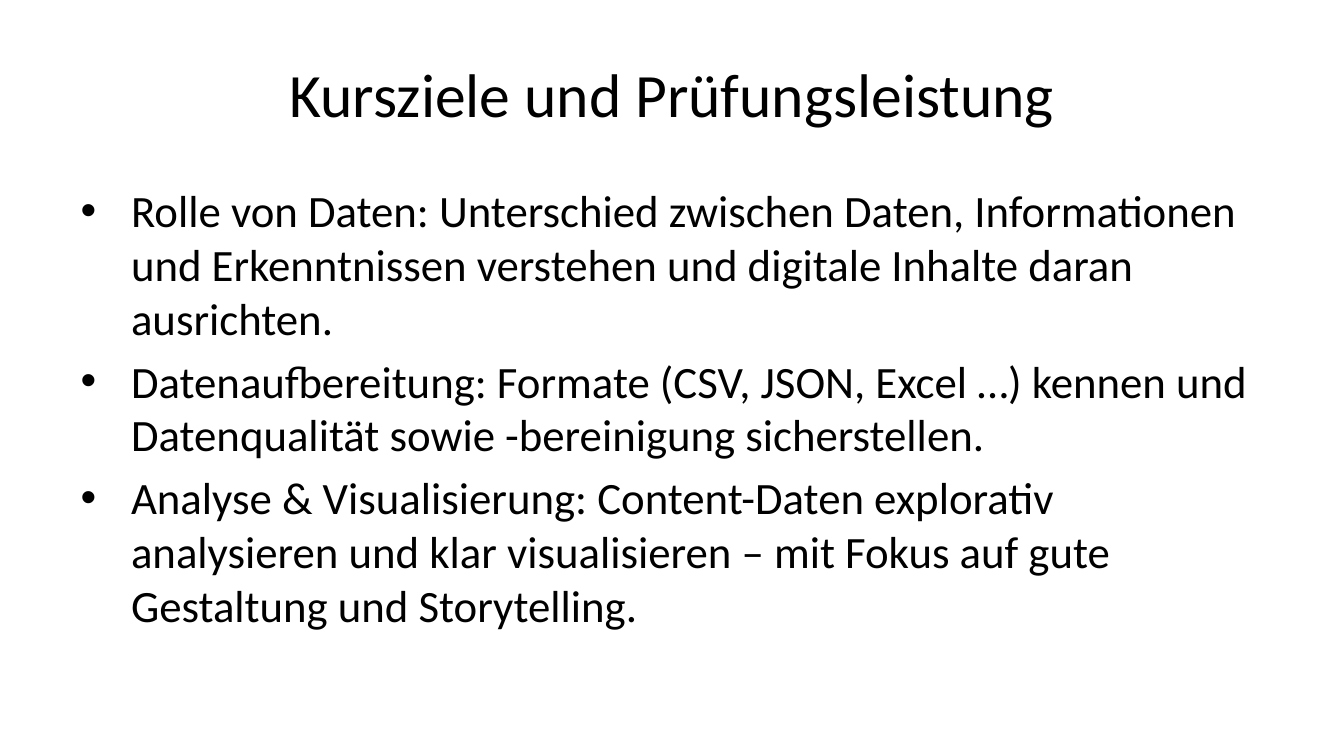
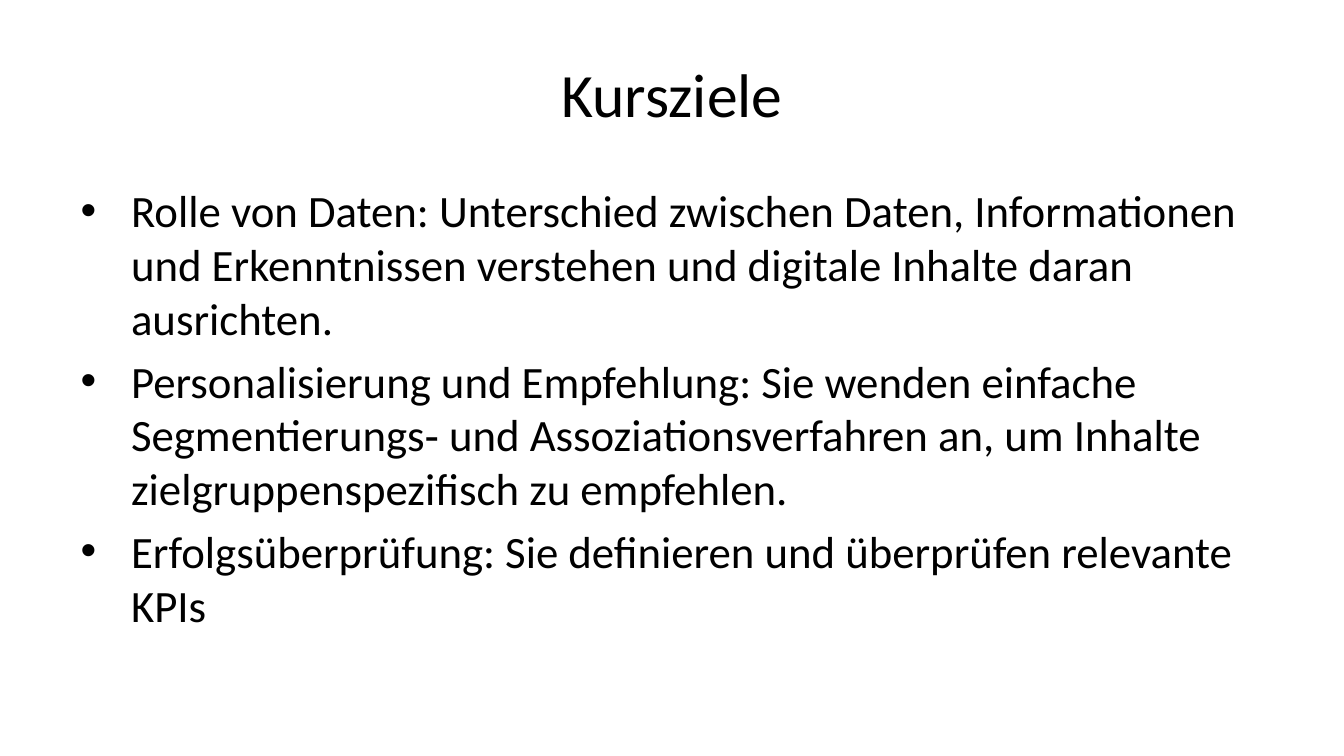
Before and after one commit to daswesen/digitale-inhalte, a slide deck: slide 5 of gdi.pptx. Drawn at 1344x756 pixels with LibreOffice and Linux fonts; fonts in the diff are those of the drawing. Boxes give left, top, right and bottom in pixels: in the first picture for what was removed or moved away, otherwise in the second. Text is boxed around its words. In the diff, an @@ line names an element or a change of style, - is before the commit and + after.

```diff
--- a/gdi.pptx
+++ b/gdi.pptx
@@ title at box(561, 74, 782, 118): text changed @@
-Kursziele und Prüfungsleistung
+Kursziele
@@ text at box(131, 367, 1232, 623): text changed @@
-• Datenaufbereitung: Formate (CSV, JSON, Excel …) kennen und Datenqualität sowie -bereinigung sicherstellen.
-• Analyse & Visualisierung: Content-Daten explorativ analysieren und klar visualisieren – mit Fokus auf gute Gestaltung und Storytelling.
+• Personalisierung und Empfehlung: Sie wenden einfache Segmentierungs‑ und Assoziationsverfahren an, um Inhalte zielgruppenspezifisch zu empfehlen.
+• Erfolgsüberprüfung: Sie definieren und überprüfen relevante KPIs
```
Also in this commit, not shown: 8 other slides changed, 4 slides added, 4 slides removed, 2 other files.
